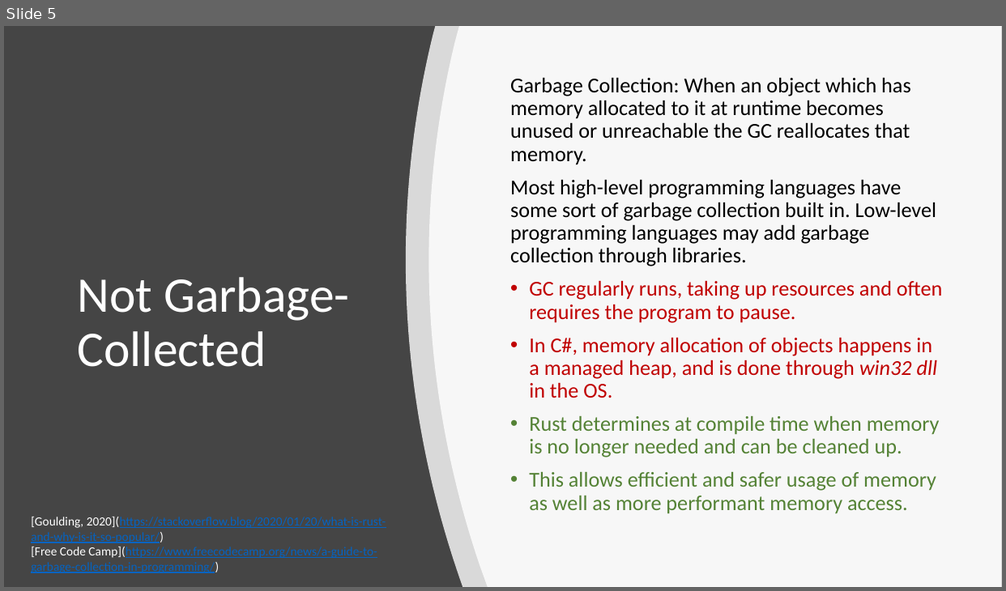
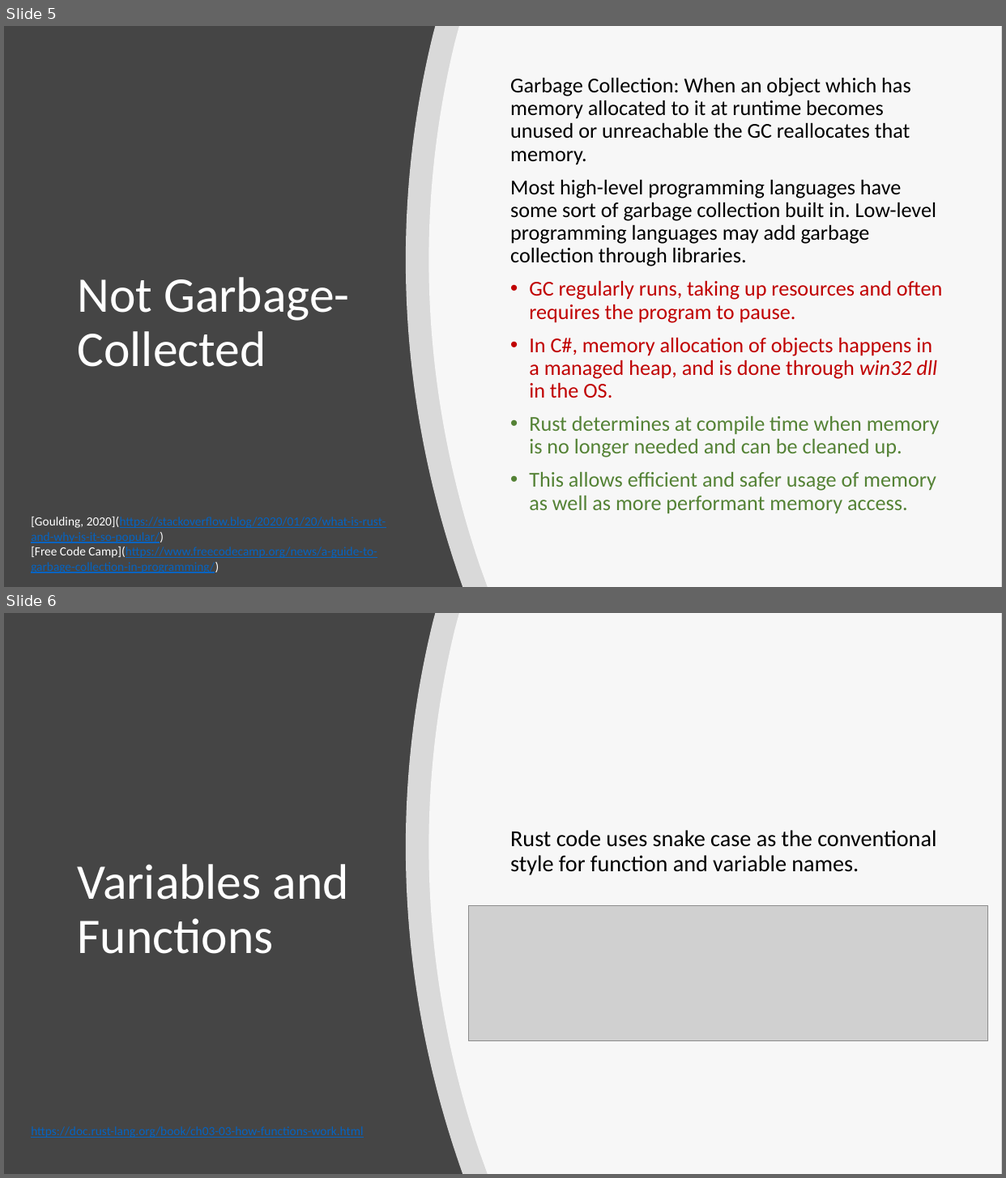
Before and after one commit to ctrachte/Rust-Tutorials, a slide deck: RustIntro.pptx. Shown one above the other, each under a label of ours: slide 5 before the commit, slides 5 and 6 after it. The pictures are 1006x591 and 1006x1178 pixels, drawn with LibreOffice and Linux fonts; fonts in the diff are those of the drawing; grey boxes stand for pictures. Boxes give left, top, right and bottom in pixels: in the first picture for what was removed or moved away, otherwise in the second. Text is boxed around its words. In the diff, an @@ line names an element or a change of style, - is before the commit and + after.

Commit message:
update ppt, and add fn example

```diff
--- a/RustIntro.pptx
+++ b/RustIntro.pptx
@@ slide 6 added at [4,613,1002,1174], background #454545 @@
@@ freeform shape added at [406,613,1002,1174], fill #FFFFFF at 80% opacity @@
@@ freeform shape added at [429,613,1002,1174], fill #FFFFFF at 80% opacity @@
@@ text added at [510,830,936,875], 22 pt, text #000000 @@
+Rust code uses snake case as the conventional style for function and variable names.
@@ title added at [78,864,349,954], 48 pt, text #FFFFFF @@
+Variables and Functions
@@ picture added at [469,905,988,1041] @@
@@ text added at [31,1127,363,1138], 12 pt, text #0563C1, underline @@
+https://doc.rust-lang.org/book/ch03-03-how-functions-work.html
```
Also in this commit, not shown: 1 other file.
